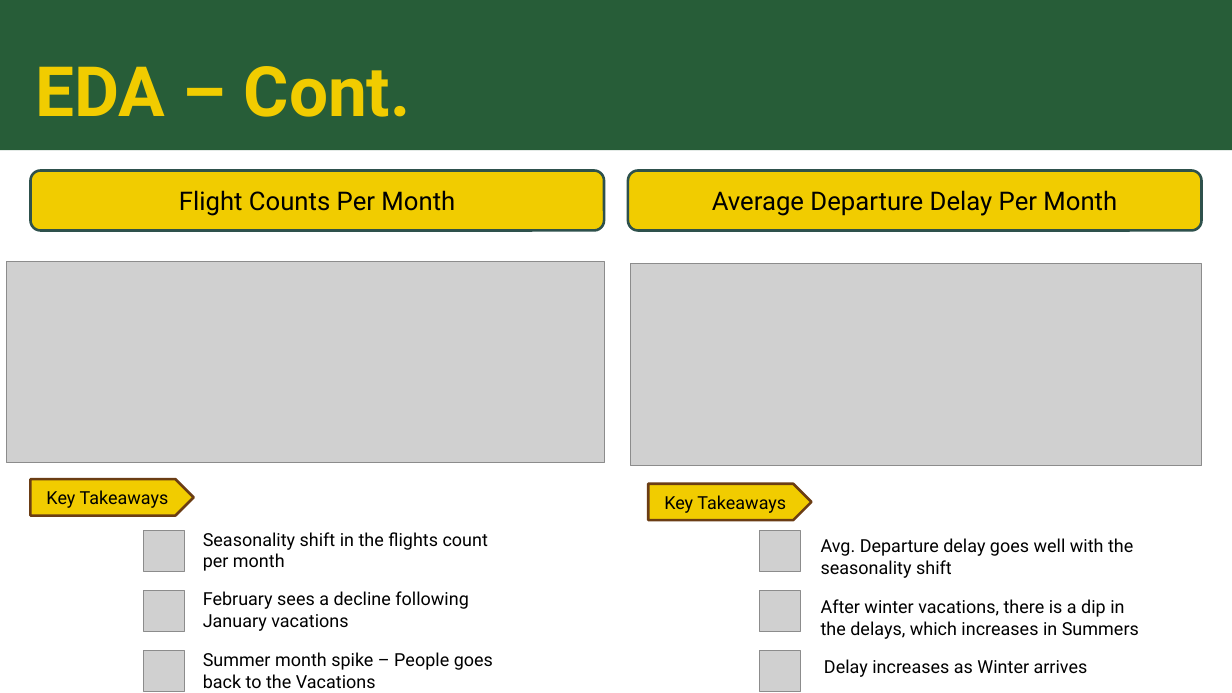
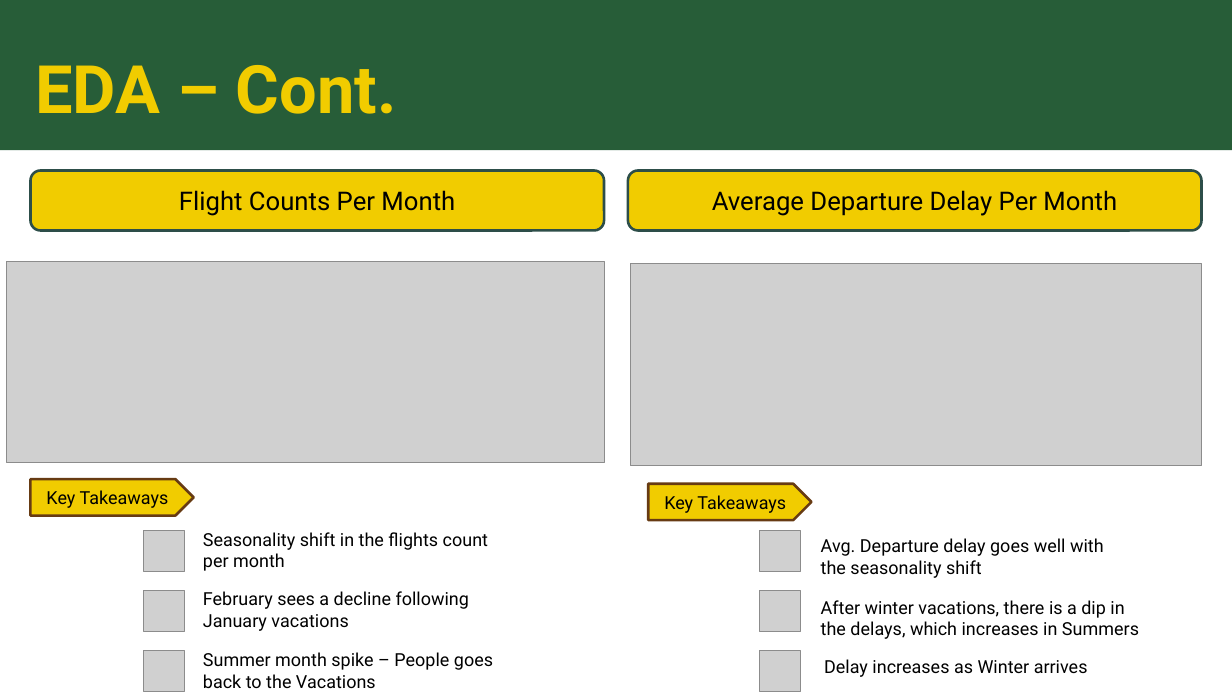
Before and after one commit to sk2003hw/Airline_Delay_and_Cancellation_Analysis, a slide deck: slide 8 of MATH 509_Project Presentation_Draft.pptx. Drawn at 1232x693 pixels with LibreOffice and Linux fonts; fonts in the diff are those of the drawing; grey boxes stand for pictures. Boxes give left, top, right and bottom in pixels: in the first picture for what was removed or moved away, otherwise in the second. Text is boxed around its words. In the diff, an @@ line names an element or a change of style, - is before the commit and + after.

```diff
--- a/MATH 509_Project Presentation_Draft.pptx
+++ b/MATH 509_Project Presentation_Draft.pptx
@@ title "EDA – Cont." at [36, 65, 397, 114]: size 54 to 52 pt @@
@@ text "Avg. Departure delay goes well ..." rewrapped from [821, 538, 1133, 578] to [821, 538, 1104, 578] @@
```
Also in this commit, not shown: 8 other slides changed, 6 slides added, 4 slides removed.
